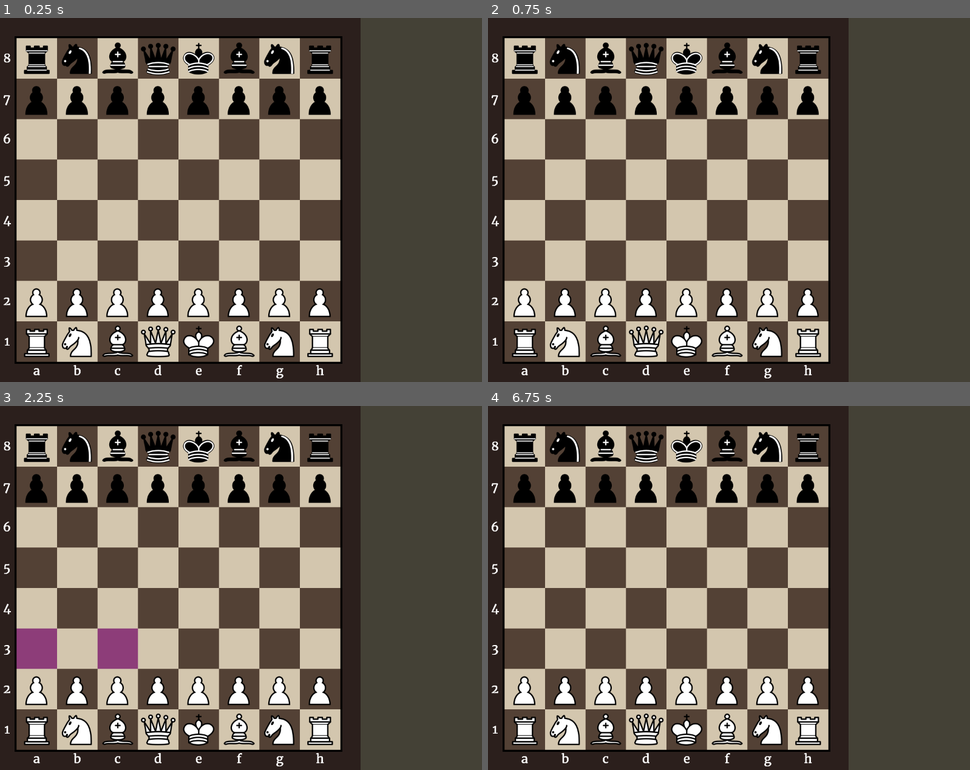
Above: before the commit, frames 1-4 (two rows, left to right).
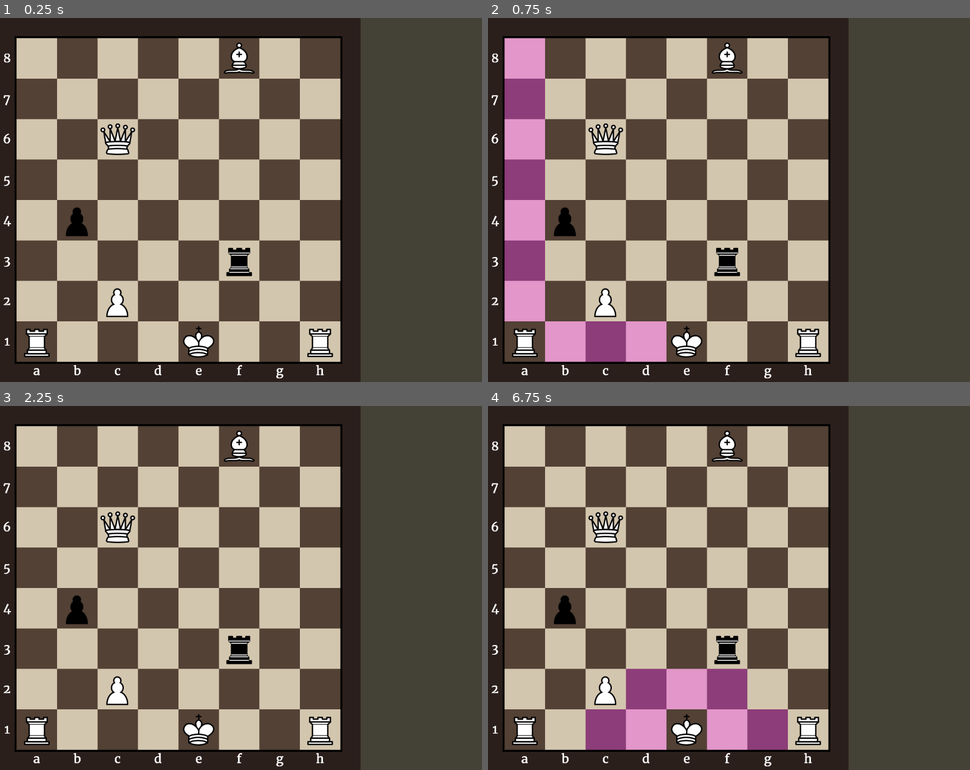
Above: after the commit, the same moments.

Repository: Hunter-1/Godot-Chess
Game: Godot game, scene res://game.tscn
Same seed, same stepped clock (60 frames per second), same inputs: the game is played once before the commit and once after it.
Inputs (mouse positions are in pixels of both pictures, inside the frame that each line leads up to):
- Up to frame 1 (0.25 s): no input
- Up to frame 2 (0.75 s): tap Enter at 0.5 s; move the mouse to (526, 341) at 0.52 s; press the mouse at (526, 341) at 0.53 s
- Up to frame 3 (2.25 s): tap Space at 1.25 s; release the mouse at (38, 729) at 1.28 s; click (38, 729) at 1.35 s; tap Enter at 2 s; move the mouse to (77, 729) at 2.02 s; press the mouse at (77, 729) at 2.03 s
- Up to frame 4 (6.75 s): tap Space at 2.75, 4.25 s; release the mouse at (565, 729) at 2.78 s; click (565, 729) at 2.85 s; tap Enter at 3.5 s; move the mouse to (603, 729) at 3.52 s; press the mouse at (603, 729) at 3.53 s; release the mouse at (603, 729) at 4.28 s; click (603, 729) at 4.35 s; move the mouse to (647, 729) at 5.02 s; press the mouse at (647, 729) at 5.03 s; release the mouse at (647, 729) at 5.78 s; click (647, 729) at 5.85 s; move the mouse to (685, 729) at 6.52 s; press the mouse at (685, 729) at 6.53 s

The runs differ from the first frame. In frame 1, 8.6% of the frame differs, in the area x 4-70%, y 6-94%; in frame 2, 16%, in the area x 3-70%, y 5-95%; in frame 3, 10%; in frame 4, 13%.

Commit message:
Promotion Implemented
Promotion implemented

Diff:
--- a/board.gd
+++ b/board.gd
@@ -6,10 +6,13 @@
 var size: int = 8
 
 var log_entry_load = preload("res://log_entry.tscn")
+var log_entry
 
 var is_piece_picked_up: bool = false
 var picked_up_boardPosition: Vector2i
 var picked_up_piece
+var piece_to_promote_position: Vector2i
+var promotion
 
 var sounds = [
 	preload("res://art/sound1.wav"),
@@ -45,7 +48,7 @@
 			add_child(letMarking)
 
 		Squares.append(row)
-	starting_positions()
+	test_positions()
 
 func starting_positions():
 	for i in range (size):
@@ -122,10 +125,11 @@
 	picked_up_boardPosition.x,
 	newBoardPosition.y,
 	newBoardPosition.x)
-	var log_entry = log_entry_load.instantiate()
+	log_entry = log_entry_load.instantiate()
 	log_entry.create_entry(picked_up_piece.get_pieceColor(),picked_up_piece.get_pieceType(),picked_up_boardPosition,newBoardPosition)
-	$Log.append_log(log_entry)
-	_after_place_piece()
+	if !_check_if_promotion(newBoardPosition):
+		$Log.append_log(log_entry)
+		_after_place_piece()
 
 func _on_square_capture_piece(newBoardPosition: Vector2i):
 	capture_piece(
@@ -133,11 +137,33 @@
 	picked_up_boardPosition.x,
 	newBoardPosition.y,
 	newBoardPosition.x)
-	var log_entry = log_entry_load.instantiate()
+	log_entry = log_entry_load.instantiate()
 	log_entry.create_entry(picked_up_piece.get_pieceColor(),picked_up_piece.get_pieceType(),picked_up_boardPosition,newBoardPosition)
 	log_entry.set_capture(true)
+	if !_check_if_promotion(newBoardPosition):
+		$Log.append_log(log_entry)
+		_after_place_piece()
+
+func _check_if_promotion(newBoardPosition: Vector2i):
+	var piece = Squares[newBoardPosition.y][newBoardPosition.x].get_piece()
+	if piece.get_pieceType() == 5:
+		if newBoardPosition.y == 7 - 7 * piece.get_pieceColor():
+			promotion = preload("res://promotion.tscn").instantiate()
+			promotion.initialize(piece.get_pieceColor())
+			add_child(promotion)
+			promotion.connect("promotion_piece", self._on_promote)
+			piece_to_promote_position = newBoardPosition
+			_after_place_piece()
+			return true
+	return false
+
+func _on_promote(color, type):
+	remove_piece(piece_to_promote_position.y,piece_to_promote_position.x)
+	add_piece(create_piece(type,color),piece_to_promote_position.y,piece_to_promote_position.x)
+	log_entry.set_promotionPieceType(type)
 	$Log.append_log(log_entry)
-	_after_place_piece()
+	remove_child(promotion)
+
 
 func _on_en_passant(newBoardPosition: Vector2i):
 	var difference = picked_up_boardPosition - newBoardPosition
@@ -147,7 +173,7 @@
 	picked_up_boardPosition.x,
 	newBoardPosition.y,
 	newBoardPosition.x)
-	var log_entry = log_entry_load.instantiate()
+	log_entry = log_entry_load.instantiate()
 	log_entry.create_entry(picked_up_piece.get_pieceColor(),picked_up_piece.get_pieceType(),picked_up_boardPosition,newBoardPosition)
 	log_entry.set_capture(true)
 	$Log.append_log(log_entry)
@@ -170,7 +196,7 @@
 	picked_up_boardPosition.x - castle_count * direction - direction,
 	newBoardPosition.y,
 	newBoardPosition.x + direction)
-	var log_entry = log_entry_load.instantiate()
+	log_entry = log_entry_load.instantiate()
 	log_entry.create_entry(picked_up_piece.get_pieceColor(),picked_up_piece.get_pieceType(),picked_up_boardPosition,newBoardPosition)
 	log_entry.set_castle_count(castle_count)
 	$Log.append_log(log_entry)
--- a/log_entry.gd
+++ b/log_entry.gd
@@ -7,6 +7,7 @@
 
 var pieceColor: int
 var pieceType: int
+var promotionPieceType: int
 
 var oldPosition: Vector2i
 var newPosition: Vector2i
@@ -28,6 +29,9 @@
 			output += "-"
 		output += alphabet[newPosition.x]
 		output += str(newPosition.y + 1)
+		if (promotionPieceType > 0):
+			output += "="
+			output += pieceSymbol[promotionPieceType]
 	else:
 		for i in range(castle_count):
 			output += "O-"
@@ -92,3 +96,9 @@
 
 func set_checkmate(boolean: bool):
 	checkmate = boolean
+
+func get_promotionPieceType():
+	return promotionPieceType
+
+func set_promotionPieceType(number: int):
+	promotionPieceType = number
--- a/promotion.gd
+++ b/promotion.gd
@@ -1,6 +1,6 @@
 extends Area2D
 
-signal promotion_piece()
+signal promotion_piece(color,type)
 
 func initialize(color: int):
 	$Queen.initialize(1,color)
